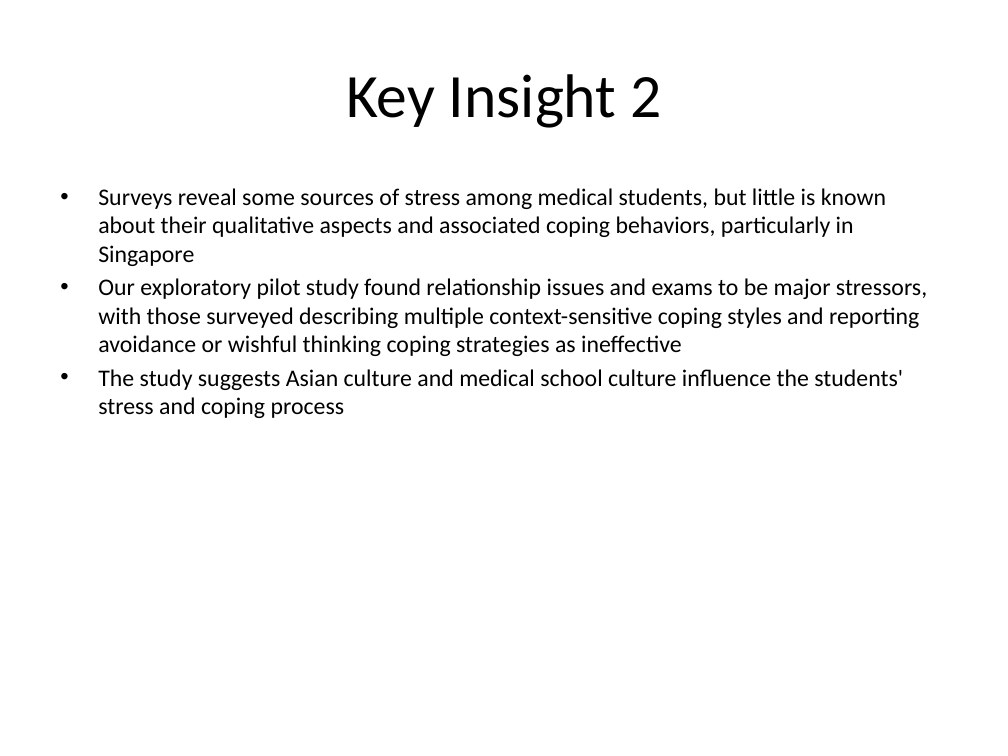
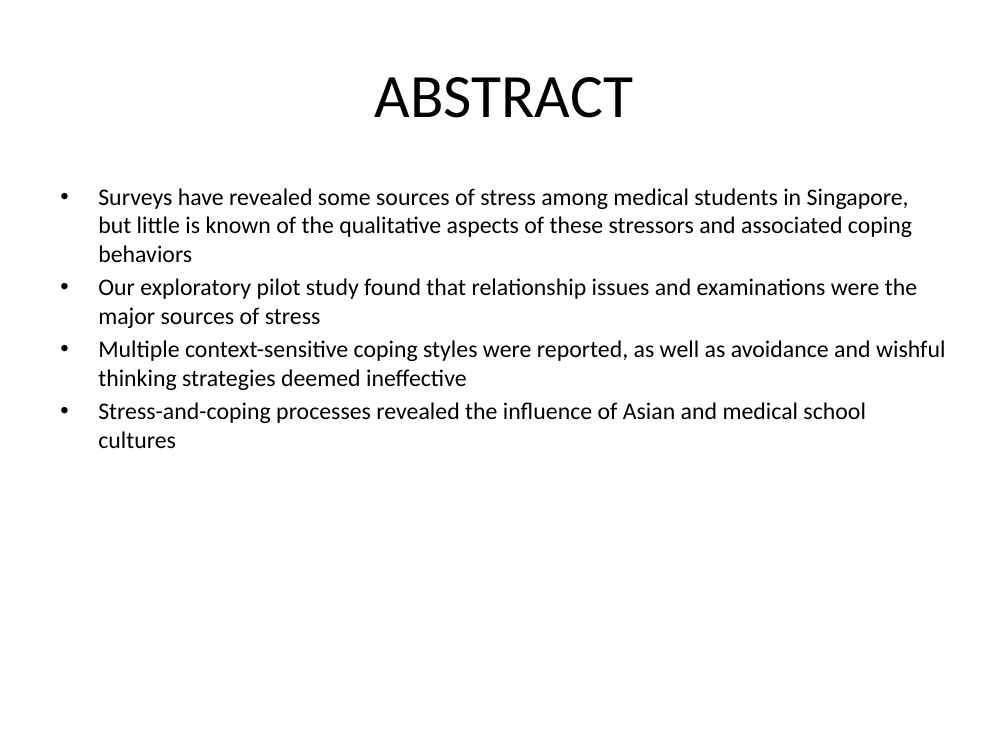
Before and after one commit to RowenTey/lazy-docs, a slide deck: slide 3 of web-app/public/research.ppt. Drawn at 1008x756 pixels with LibreOffice and Linux fonts; fonts in the diff are those of the drawing. Boxes give left, top, right and bottom in pixels: in the first picture for what was removed or moved away, otherwise in the second. Text is boxed around its words. In the diff, an @@ line names an element or a change of style, - is before the commit and + after.

```diff
--- a/web-app/public/research.ppt
+++ b/web-app/public/research.ppt
@@ title at box(374, 77, 633, 118): text changed @@
-Key Insight 2
+ABSTRACT
@@ text at box(98, 188, 945, 448): text changed @@
-• Surveys reveal some sources of stress among medical students, but little is known about their qualitative aspects and associated coping behaviors, particularly in Singapore
-• Our exploratory pilot study found relationship issues and exams to be major stressors, with those surveyed describing multiple context-sensitive coping styles and reporting avoidance or wishful thinking coping strategies as ineffective
-• The study suggests Asian culture and medical school culture influence the students' stress and coping process
+• Surveys have revealed some sources of stress among medical students in Singapore, but little is known of the qualitative aspects of these stressors and associated coping behaviors
+• Our exploratory pilot study found that relationship issues and examinations were the major sources of stress
+• Multiple context-sensitive coping styles were reported, as well as avoidance and wishful thinking strategies deemed ineffective
+• Stress-and-coping processes revealed the influence of Asian and medical school cultures
```
Also in this commit, not shown: 5 other slides changed, 10 other files.
